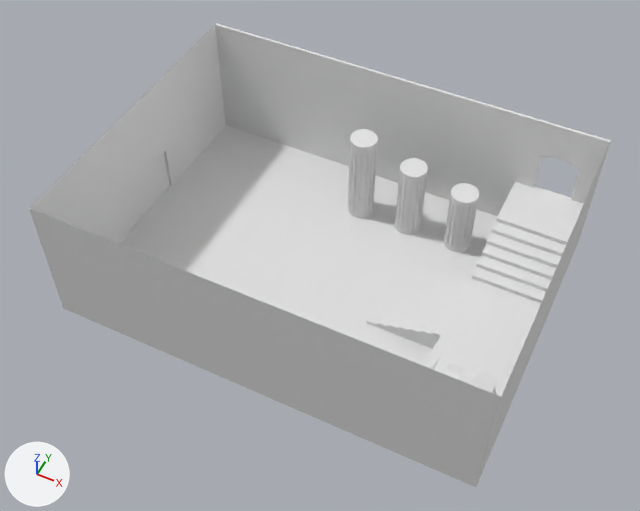
A saved change to the FBX model !Resources/ExportedFbx/StaticMesh/SM_Foyer.fbx.
Both versions are drawn from a 50 mm lens placed at (17.54, -11.31, 9.01), pointed at (12.98, -2.17, -2.41). The axes (+X, +Y, +Z) are drawn at lower left. The lights are the same throughout. Where no turn or scale is listed for an object, it has been applied to the vertices. Vertices at the same position are counted once.

Names of what the first picture shows: 'Back Wall.001', 'Entrance wall with door.001', 'Foyer Floor.001', 'Hall to Stair.001', 'Rubble (Blocked Path).001', 'Wall Blocked door.001', 'Wall with door.001', 'column Rubble 1 (to chandelier).001', 'column Rubble 2 ( to chandelier).001', 'column Rubble 3 (to chandelier).001'.
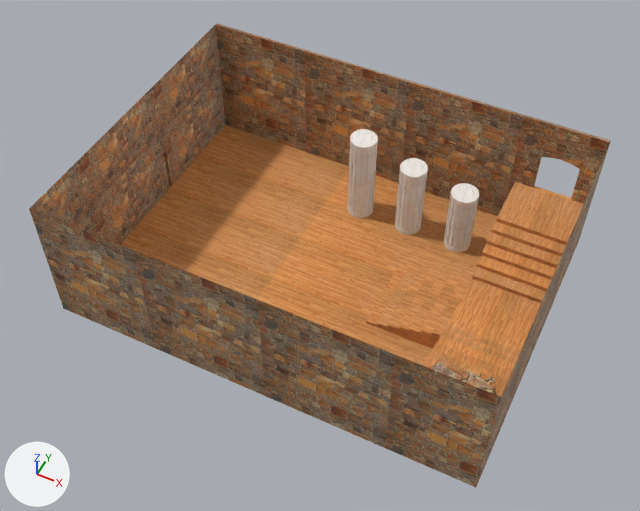
Boxes [x1, y1, x2, y2] around the edits, measured in the pictures (640 x 511 px):
'Foyer Floor.001', recoloured (white to orange): [120, 125, 497, 365] in both
'Wall Blocked door.001', recoloured, surface changed (grey to brown): [29, 209, 501, 487] in both
'Wall with door.001', recoloured, surface changed (grey to brown): [215, 23, 611, 242] in both
'Entrance wall with door.001', recoloured (grey to brown): [29, 25, 225, 306] in both
'Hall to Stair.001', recoloured (white to orange): [422, 182, 584, 397] in both
'Back Wall.001', recoloured (grey to brown): [476, 146, 609, 487] in both
'column Rubble 2 ( to chandelier).001', recoloured, surface changed (grey to beige): [395, 158, 428, 235] in both
'Rubble (Blocked Path).001', recoloured (white to brown): [430, 356, 497, 395] in both
part 1 of me_cylinder_005, surface changed (grey to brown): [443, 183, 479, 252] in both
part 3 of me_cube_012, surface changed (grey to brown): [215, 25, 610, 216] in both

Diff of the bpy script that builds the scene:
```diff
--- a/!Resources/ExportedFbx/StaticMesh/SM_Foyer.fbx.py
+++ b/!Resources/ExportedFbx/StaticMesh/SM_Foyer.fbx.py
@@ me_plane_095 @@
 me_plane_095.from_pydata(...)  # 4 vertices, 1 face; spans x -3.85..3.85, y 0.0, z -1.25..1.25
+# me_plane_095 part 4: texture (UV) coordinates of 1 of 1 face, centred in x 0.0, y 0.0, z 0.0, changed; they spanned u 0.0..1.0, v 0.0..1.0 and now span u 0.89..2.17, v -1.92..1.71
+me_plane_095.materials.append(mat_stone)  # picture img_stone_texture_jpg
@@ me_cylinder_006 @@
 me_cylinder_006.from_pydata(...)  # 192 vertices, 161 faces; spans x -0.25..0.25, y -0.25..0.25, z -0.75..0.75
+# me_cylinder_006 part 2: texture (UV) coordinates of 161 of 161 faces, centred in x -0.25..0.25, y -0.25..0.25, z -0.71..0.75, changed; they spanned u 0.0..1.0, v 0.01..1.0 and now span u 0.16..0.84, v 0.0..1.03
+me_cylinder_006.materials.append(mat_marble)  # picture img_marble_texture_jpg
@@ me_cube_012 @@
 me_cube_012.from_pydata(...)  # 40 vertices, 24 faces; spans x -3.85..3.85, y -0.03..0.03, z -1.25..1.25
+# me_cube_012 part 3: texture (UV) coordinates of 20 of 24 faces, centred in x 1.83..3.52, y -0.03..0.02, z -0.25..0.56, changed; they spanned u 0.12..0.88, v 0.5..0.96 and now span u 0.16..2.17, v -1.92..1.71
+me_cube_012.materials.append(mat_stone)  # picture img_stone_texture_jpg
@@ me_cube_009 @@
 me_cube_009.from_pydata(...)  # 98 vertices, 96 faces; spans x -0.62..0.68, y -0.384..0.52, z -0.278..0.392
+me_cube_009.materials.append(mat_stone)  # picture img_stone_texture_jpg
@@ me_cylinder_005 @@
 me_cylinder_005.from_pydata(...)  # 192 vertices, 161 faces; spans x -0.25..0.25, y -0.25..0.25, z -0.65..0.65
+# me_cylinder_005 part 1: texture (UV) coordinates of 161 of 161 faces, centred in x -0.248..0.248, y -0.248..0.248, z -0.614..0.65, changed; they spanned u 0.0..1.0, v 0.01..1.0 and now span u 0.16..0.84, v 0.0..1.03
@@ me_plane_094 @@
 me_plane_094.from_pydata(...)  # 605 vertices, 550 faces; spans x -0.7..0.7, y -2.8..2.8, z 0.0..1.0
+me_plane_094.materials.append(mat_wood)  # picture img_wood_texture_jpg
@@ me_plane_091 @@
 me_plane_091.from_pydata(...)  # 4 vertices, 1 face; spans x 0.0, y -2.8..2.8, z -1.25..1.25
+me_plane_091.materials.append(mat_stone)  # picture img_stone_texture_jpg
@@ me_plane_092 @@
 me_plane_092.from_pydata(...)  # 18 vertices, 9 faces; spans x 0.07..0.12, y -2.8..2.8, z -1.25..1.25
+me_plane_092.materials.append(mat_stone)  # picture img_stone_texture_jpg
@@ me_plane_093 @@
 me_plane_093.from_pydata(...)  # 279 vertices, 244 faces; spans x -3.15..3.15, y -2.8..2.8, z 0.0..0.44
+me_plane_093.materials.append(mat_wood)  # picture img_wood_texture_jpg
```
